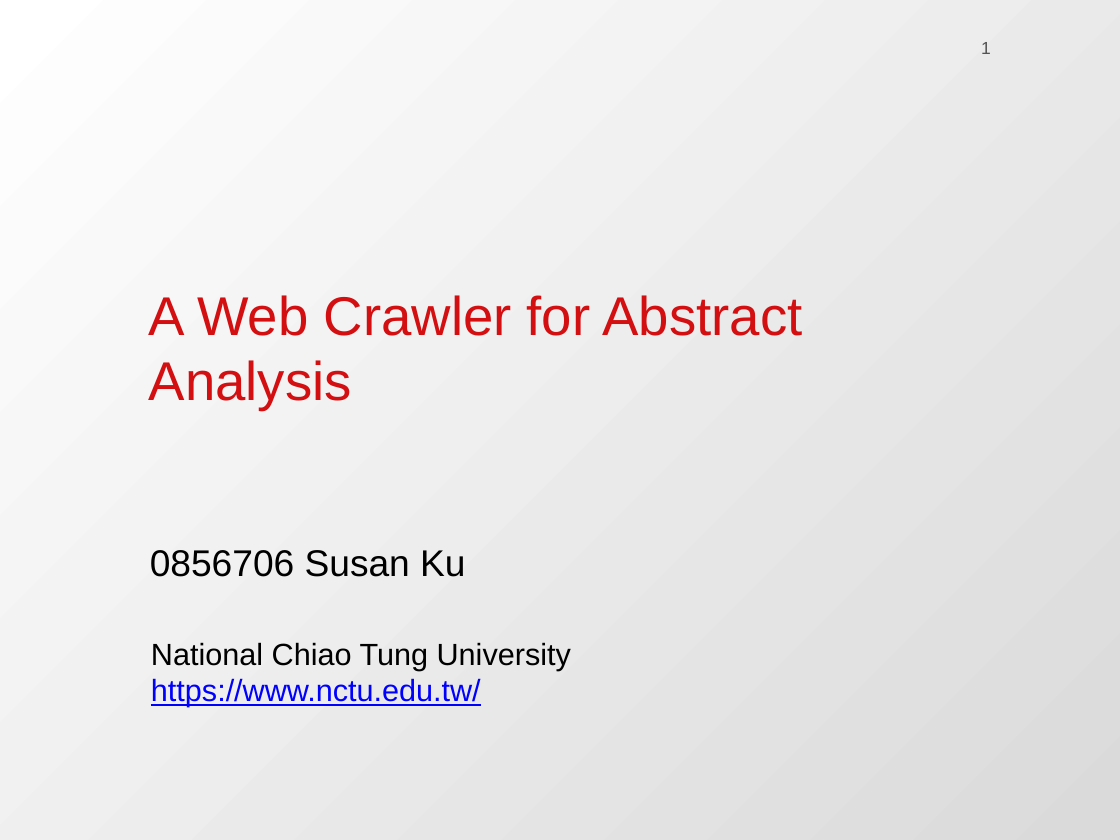
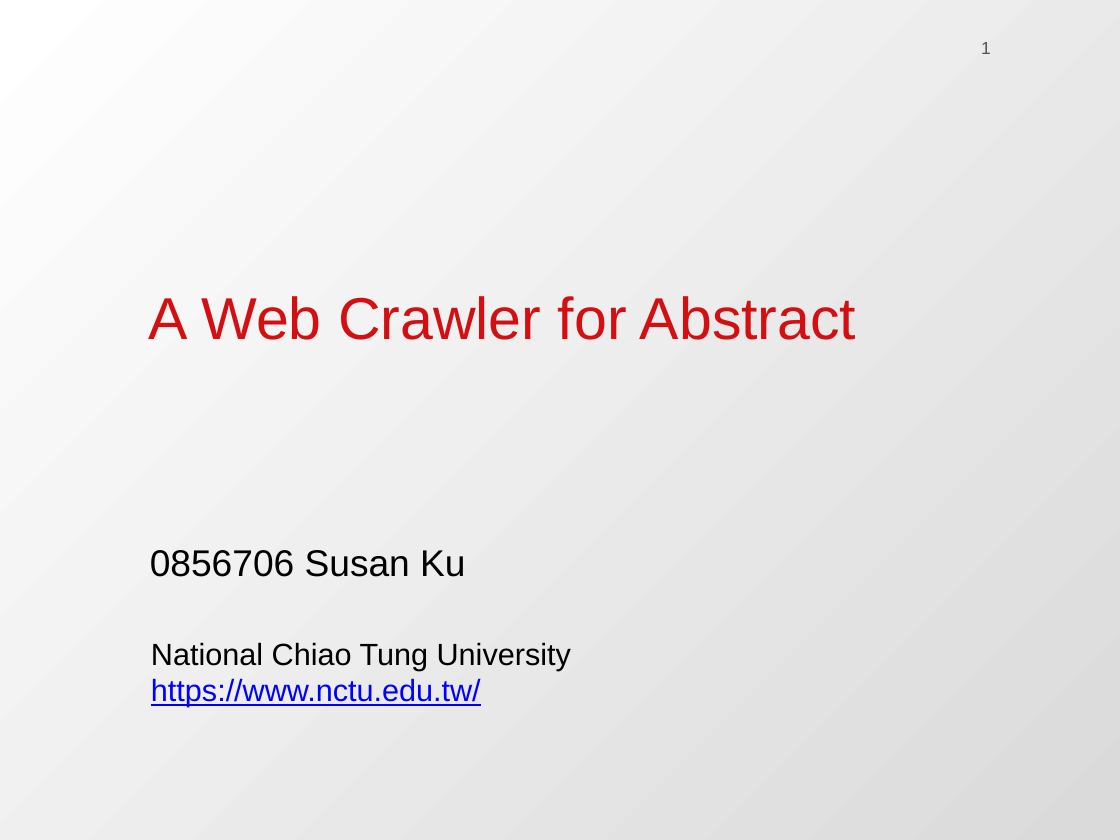
Before and after one commit to QuantLet/SDA_2020_NCTU, a slide deck: slide 1 of Susan/HW3_WebCrawling_AbstractAnalysis/2020 SDA I NCTU_0856706_HW3_Task2.pptx. Drawn at 1120x840 pixels with LibreOffice and Linux fonts; fonts in the diff are those of the drawing; background and template pictures are left out. Boxes give left, top, right and bottom in pixels: in the first picture for what was removed or moved away, otherwise in the second. Text is boxed around its words. In the diff, an @@ line names an element or a change of style, - is before the commit and + after.

```diff
--- a/Susan/HW3_WebCrawling_AbstractAnalysis/2020 SDA I NCTU_0856706_HW3_Task2.pptx
+++ b/Susan/HW3_WebCrawling_AbstractAnalysis/2020 SDA I NCTU_0856706_HW3_Task2.pptx
@@ text at [149,296,856,340]: text changed; size 50 to 54 pt @@
-A Web Crawler for Abstract Analysis
+A Web Crawler for Abstract
```
